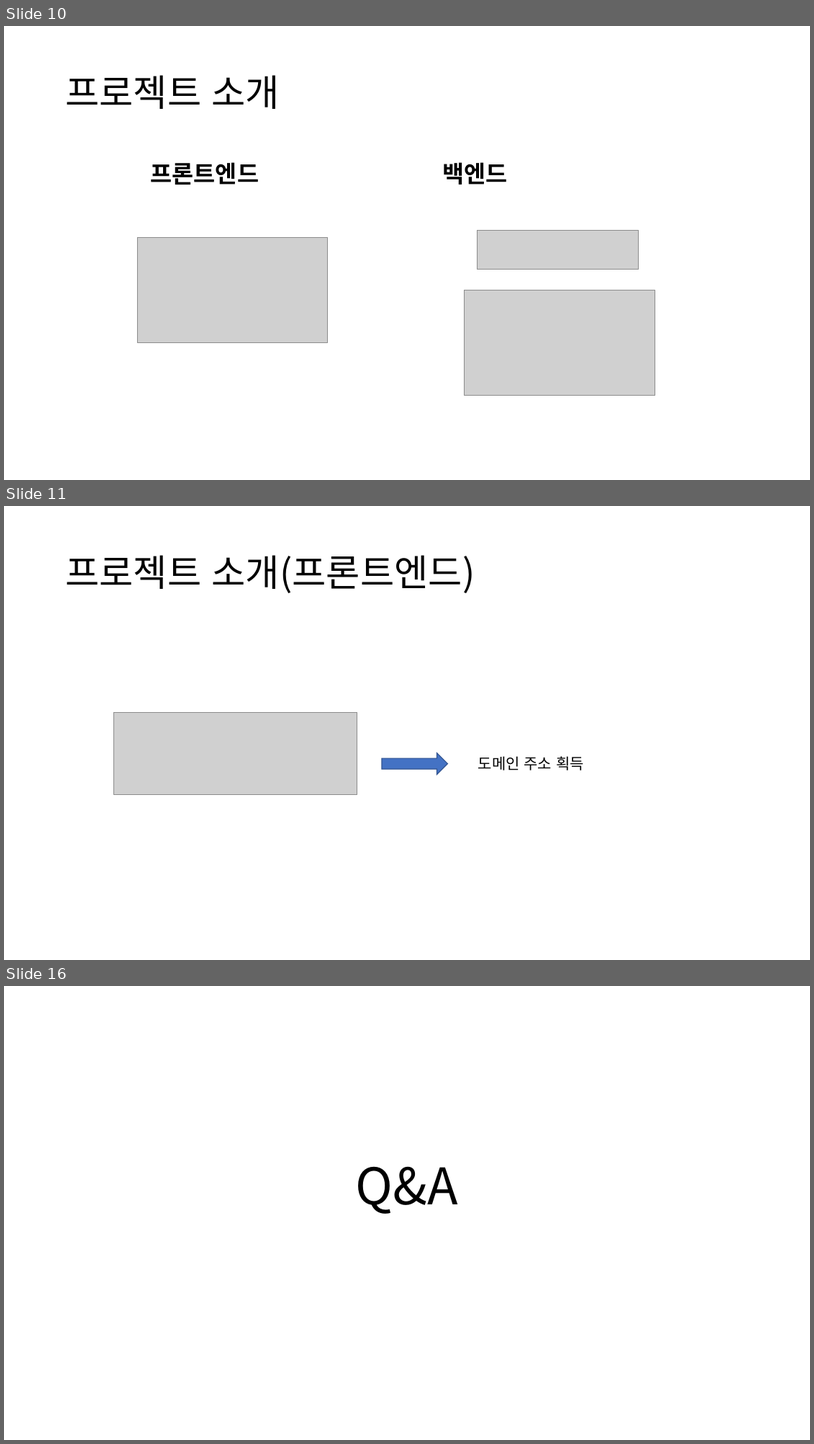
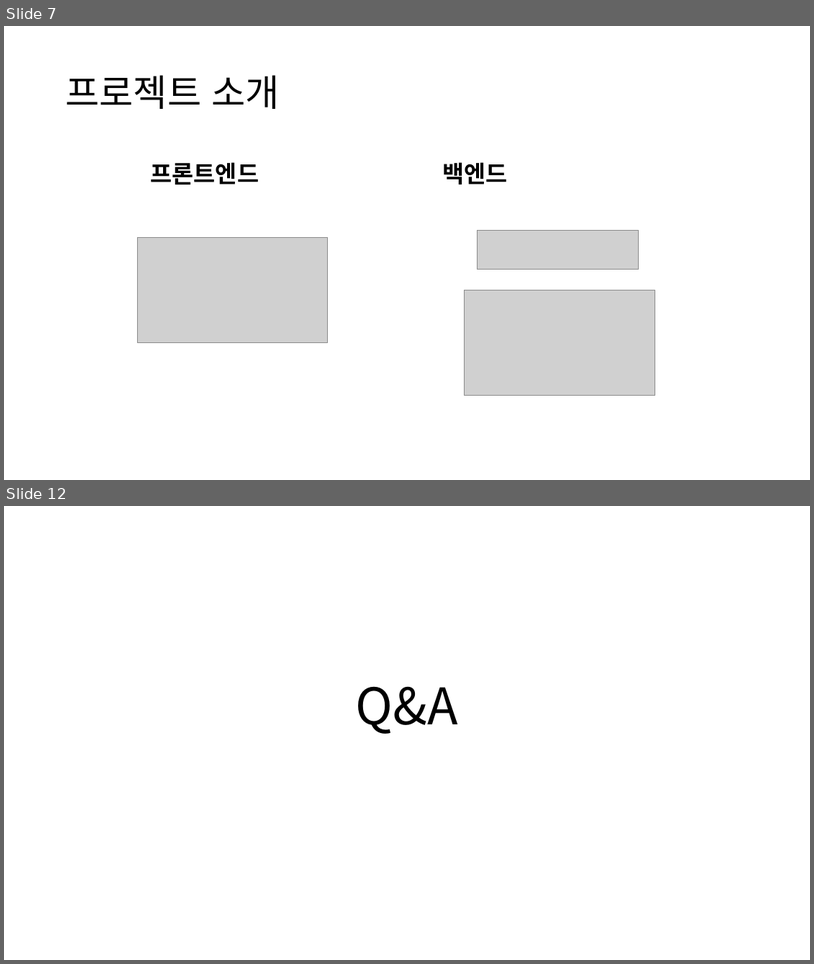
Before and after one commit to gichangee/chat-gpt-timetable, a slide deck: docs/중간발표자료.pptx. Shown one above the other, each under a label of ours: slides 10, 11 and 16 before the commit, slides 7 and 12 after it; the slides between them are not shown. The pictures are 814x1444 and 814x964 pixels, drawn with LibreOffice and Linux fonts; fonts in the diff are those of the drawing; grey boxes stand for pictures. Boxes give left, top, right and bottom in pixels: in the first picture for what was removed or moved away, otherwise in the second. Text is boxed around its words. In the diff, an @@ line names an element or a change of style, - is before the commit and + after.

```diff
--- a/docs/중간발표자료.pptx
+++ b/docs/중간발표자료.pptx
@@ slide 11 removed at [4,506,810,960], background #FFFFFF @@
@@ title removed at [65,555,476,593] @@
-프로젝트 소개(프론트엔드)
@@ picture removed at [113,713,358,794] @@
@@ right arrow removed at [382,753,448,775] @@
@@ text removed at [478,756,584,770] @@
-도메인 주소 획득
@@ what was slide 10 is now slide 7 @@
@@ what was slide 16 is now slide 12 @@
```
Also in this commit, not shown: 6 slides changed, 3 slides added, 6 other slides removed, 6 other files.
